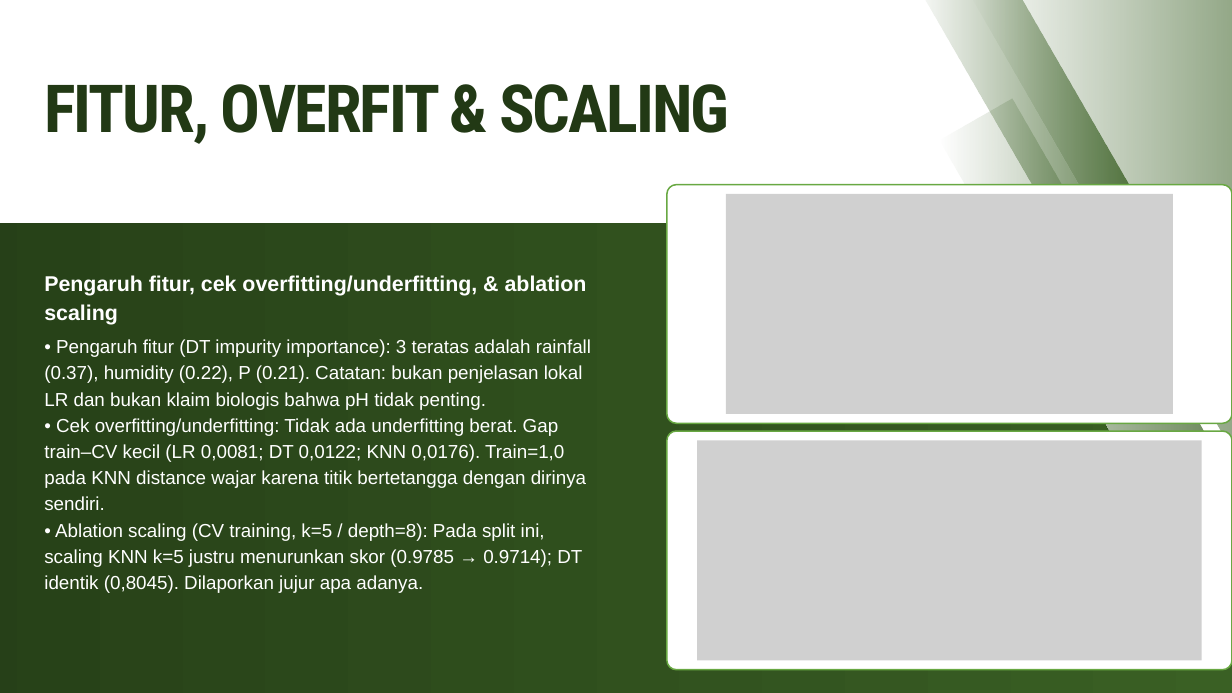
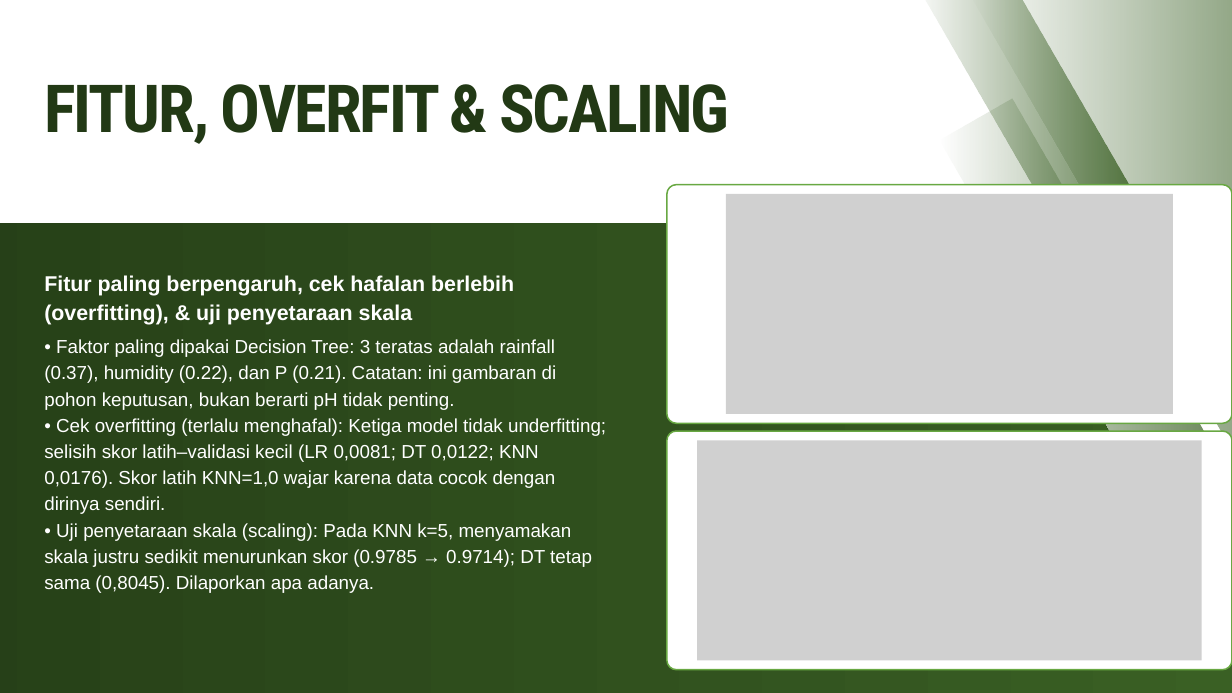
Before and after one commit to mikhailazka-dotcom/ML2026_TEK1302_Kelompok7_TunasMatch, a slide deck: slide 15 of presentation/Laporan_Proyek_Tanaman.pptx. Drawn at 1232x693 pixels with LibreOffice and Linux fonts; fonts in the diff are those of the drawing; grey boxes stand for pictures. Boxes give left, top, right and bottom in pixels: in the first picture for what was removed or moved away, otherwise in the second. Text is boxed around its words. In the diff, an @@ line names an element or a change of style, - is before the commit and + after.

```diff
--- a/presentation/Laporan_Proyek_Tanaman.pptx
+++ b/presentation/Laporan_Proyek_Tanaman.pptx
@@ text at <box>44,275,514,325</box>: text changed @@
-Pengaruh fitur, cek overfitting/underfitting, & ablation scaling
+Fitur paling berpengaruh, cek hafalan berlebih (overfitting), & uji penyetaraan skala
@@ text at <box>44,339,606,593</box>: text changed @@
-• Pengaruh fitur (DT impurity importance): 3 teratas adalah rainfall (0.37), humidity (0.22), P (0.21). Catatan: bukan penjelasan lokal LR dan bukan klaim biologis bahwa pH tidak penting.
-• Cek overfitting/underfitting: Tidak ada underfitting berat. Gap train–CV kecil (LR 0,0081; DT 0,0122; KNN 0,0176). Train=1,0 pada KNN distance wajar karena titik bertetangga dengan dirinya sendiri.
-• Ablation scaling (CV training, k=5 / depth=8): Pada split ini, scaling KNN k=5 justru menurunkan skor (0.9785 → 0.9714); DT identik (0,8045). Dilaporkan jujur apa adanya.
+• Faktor paling dipakai Decision Tree: 3 teratas adalah rainfall (0.37), humidity (0.22), dan P (0.21). Catatan: ini gambaran di pohon keputusan, bukan berarti pH tidak penting.
+• Cek overfitting (terlalu menghafal): Ketiga model tidak underfitting; selisih skor latih–validasi kecil (LR 0,0081; DT 0,0122; KNN 0,0176). Skor latih KNN=1,0 wajar karena data cocok dengan dirinya sendiri.
+• Uji penyetaraan skala (scaling): Pada KNN k=5, menyamakan skala justru sedikit menurunkan skor (0.9785 → 0.9714); DT tetap sama (0,8045). Dilaporkan apa adanya.
```
Also in this commit, not shown: 16 other slides changed, 5 other files.
